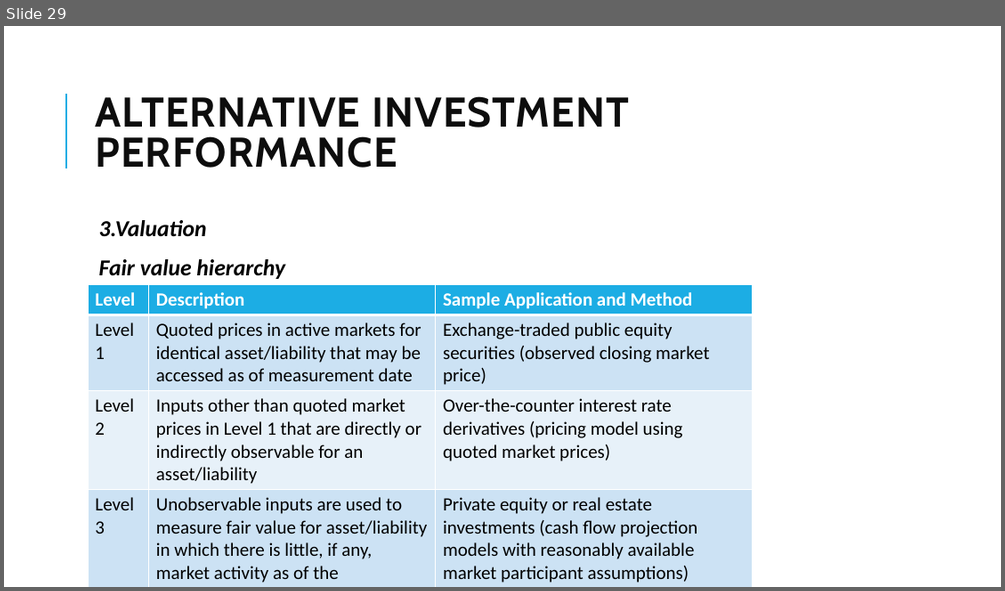
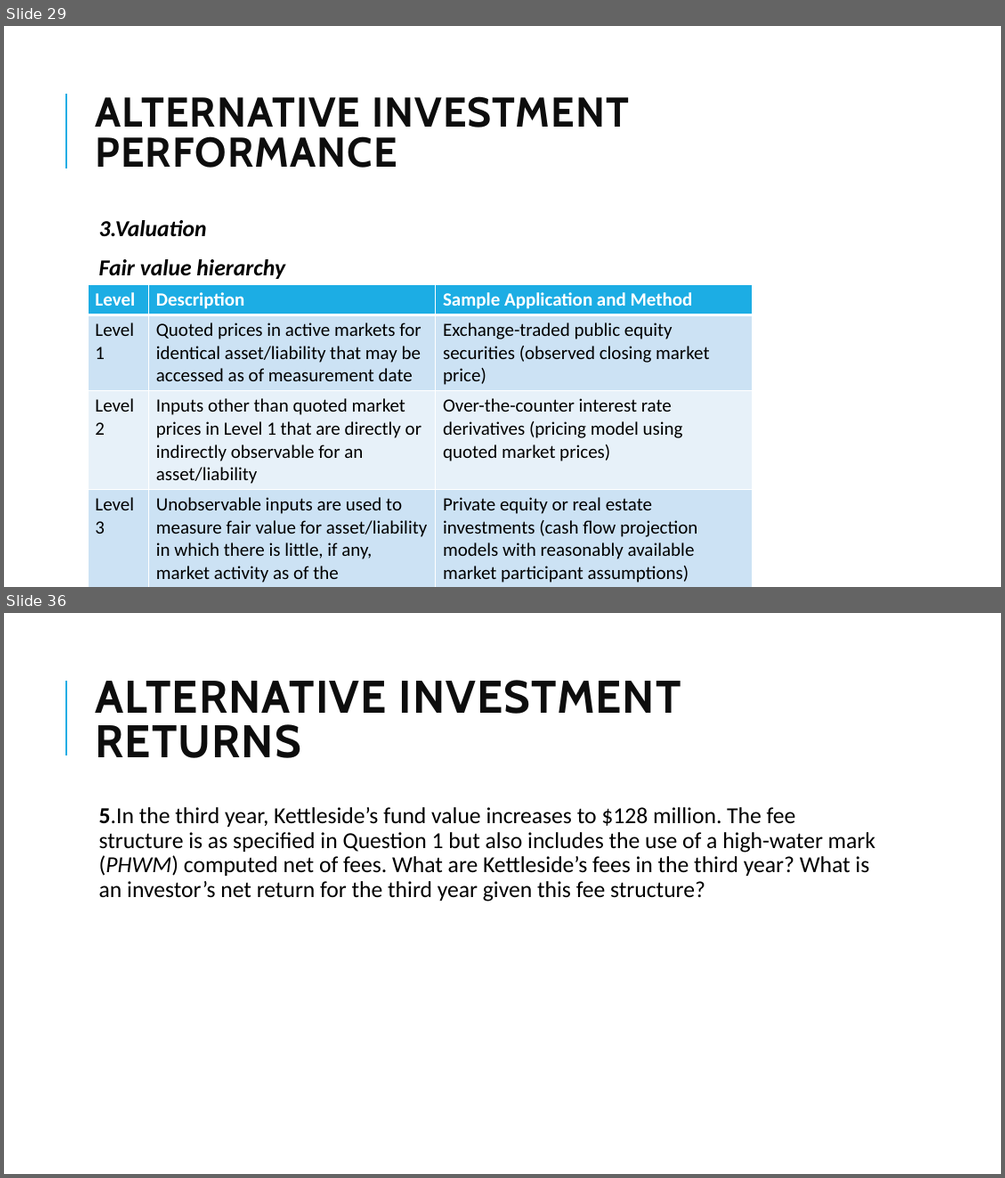
Before and after one commit to Isco0530/data, a slide deck: 2024Alternative.pptx. Shown one above the other, each under a label of ours: slide 29 before the commit, slides 29 and 36 after it; the slides between them are not shown. The pictures are 1005x591 and 1005x1178 pixels, drawn with LibreOffice and Linux fonts; fonts in the diff are those of the drawing. Boxes give left, top, right and bottom in pixels: in the first picture for what was removed or moved away, otherwise in the second. Text is boxed around its words. In the diff, an @@ line names an element or a change of style, - is before the commit and + after.

```diff
--- a/2024Alternative.pptx
+++ b/2024Alternative.pptx
@@ slide 36 added at (4, 613, 1001, 1174), background #FFFFFF; not listed: 1 template element that a slide beside it also shows @@
@@ title added at (95, 680, 680, 758), 44 pt, text #0D0D0D, bold @@
+ALTERNATIVE INVESTMENT RETURNS
@@ text added at (99, 807, 875, 901), 22 pt, text #000000 @@
+  5.In the third year, Kettleside’s fund value increases to $128 million. The fee structure is as specified in Question 1 but also includes the use of a high-water mark (PHWM) computed net of fees. What are Kettleside’s fees in the third year? What is an investor’s net return for the third year given this fee structure?
```
Also in this commit, not shown: 1 slide changed, 10 other slides added.
